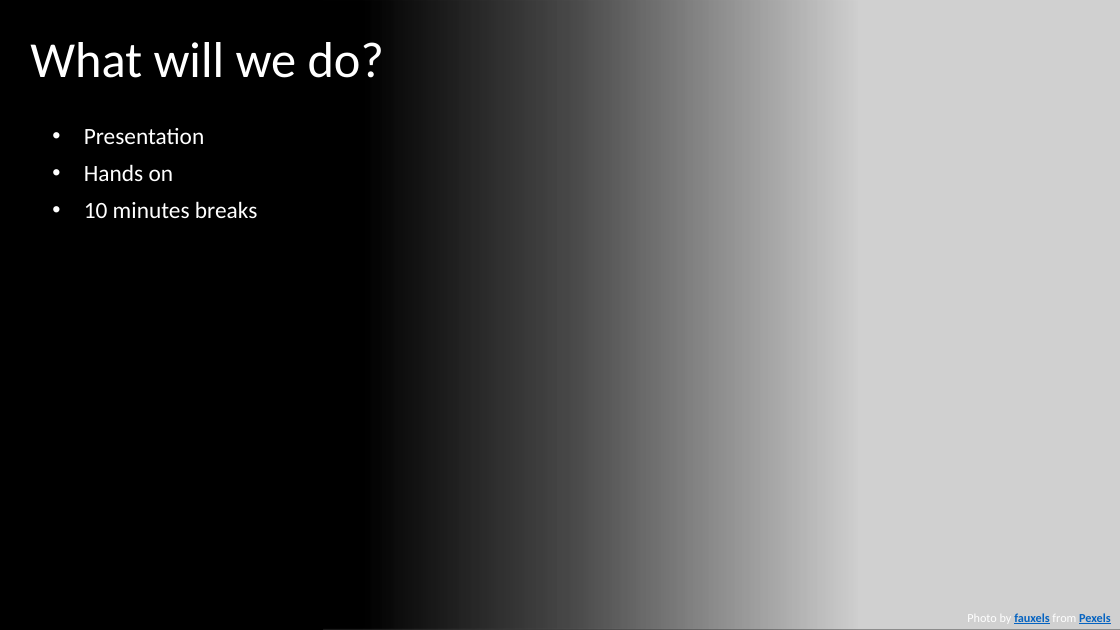
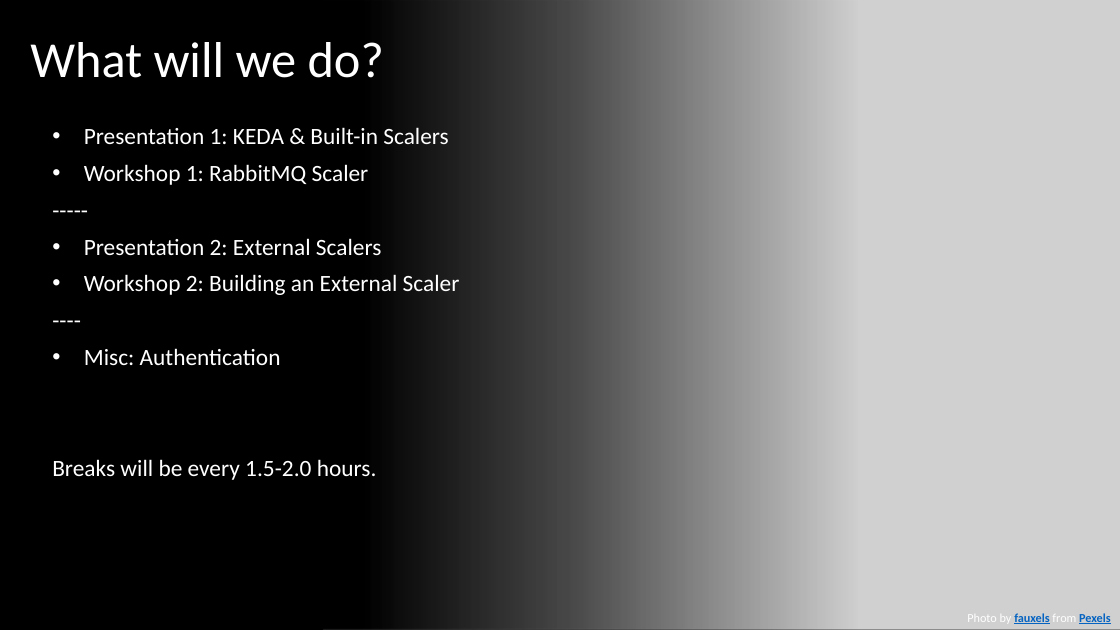
Before and after one commit to eashi/keda-workshop, a slide deck: slide 4 of preso.pptx. Drawn at 1120x630 pixels with LibreOffice and Linux fonts; fonts in the diff are those of the drawing; grey boxes stand for pictures. Boxes give left, top, right and bottom in pixels: in the first picture for what was removed or moved away, otherwise in the second. Text is boxed around its words. In the diff, an @@ line names an element or a change of style, - is before the commit and + after.

Commit message:
Tailor for including RabbitMQ sample

```diff
--- a/preso.pptx
+++ b/preso.pptx
@@ subtitle at <box>52,127,460,480</box>: text changed @@
-• Presentation
-• Hands on
-• 10 minutes breaks
+• Presentation 1: KEDA & Built-in Scalers
+• Workshop 1: RabbitMQ Scaler
+-----
+• Presentation 2: External Scalers
+• Workshop 2: Building an External Scaler
+----
+• Misc: Authentication
+Breaks will be every 1.5-2.0 hours.
```
Also in this commit, not shown: 2 other slides changed, 5 slides added.
